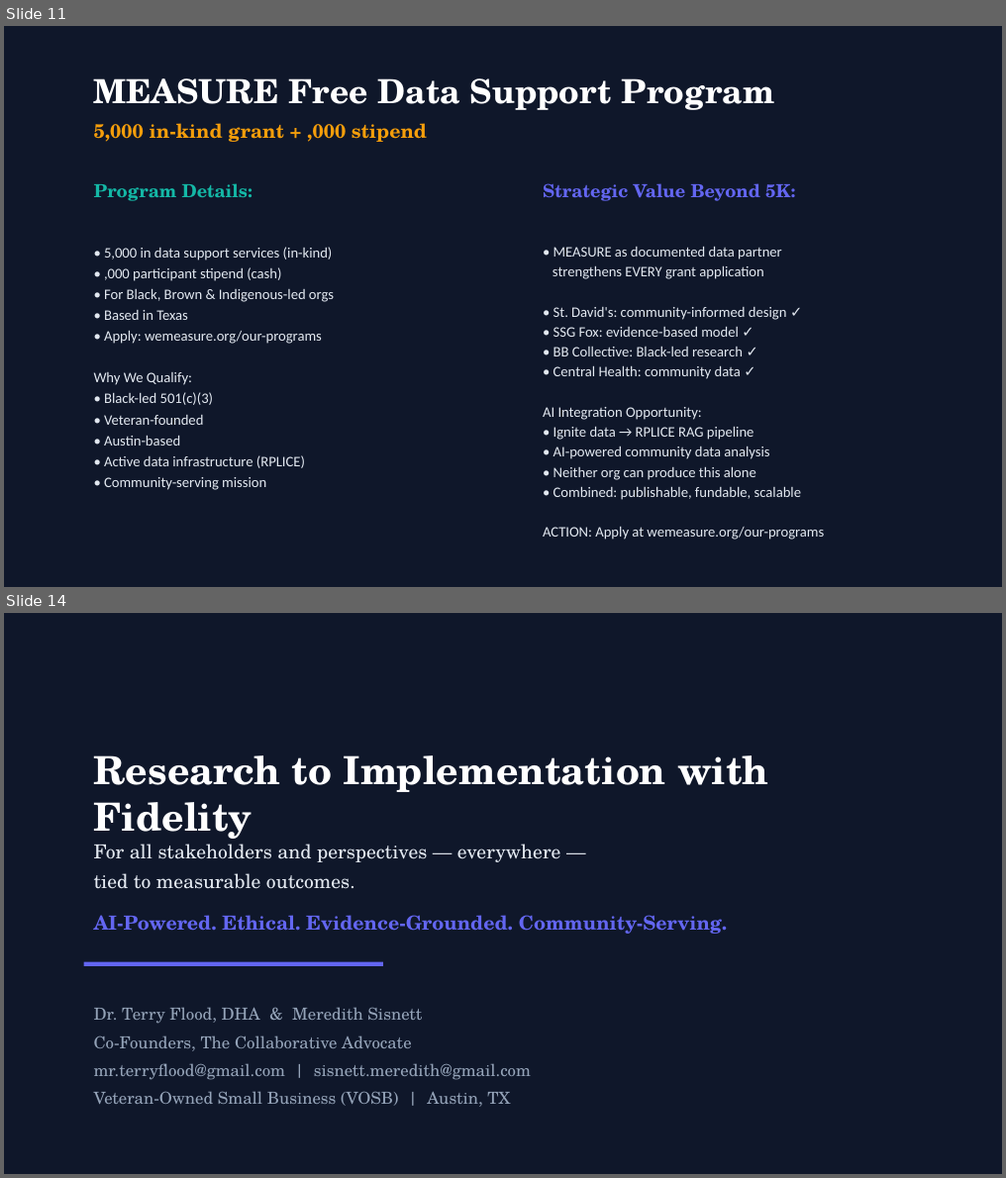
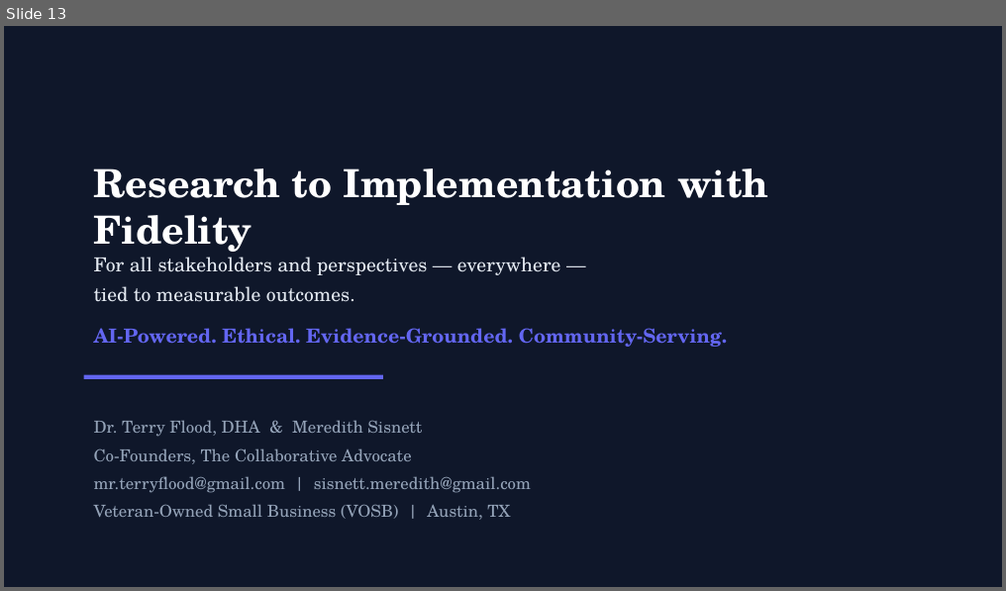
Before and after one commit to mrterryflood-ui/Thriveup, a slide deck: attached_assets/ThriveUp_RPLICE_MEASURE_Improved.pptx. Shown one above the other, each under a label of ours: slides 11 and 14 before the commit, slide 13 after it; the slides between them are not shown. The pictures are 1006x1178 and 1006x591 pixels, drawn with LibreOffice and Linux fonts; fonts in the diff are those of the drawing. Boxes give left, top, right and bottom in pixels: in the first picture for what was removed or moved away, otherwise in the second. Text is boxed around its words. In the diff, an @@ line names an element or a change of style, - is before the commit and + after.

```diff
--- a/attached_assets/ThriveUp_RPLICE_MEASURE_Improved.pptx
+++ b/attached_assets/ThriveUp_RPLICE_MEASURE_Improved.pptx
@@ slide 11 removed at (4, 26, 1002, 587), background #0F172A @@
@@ text removed at (94, 78, 775, 110) @@
-MEASURE Free Data Support Program
@@ text removed at (94, 123, 427, 142) @@
-5,000 in-kind grant + ,000 stipend
@@ text removed at (94, 183, 252, 201) @@
-Program Details:
@@ text removed at (543, 183, 795, 201) @@
-Strategic Value Beyond 5K:
@@ text removed at (94, 247, 334, 490) @@
-• 5,000 in data support services (in-kind)
-• ,000 participant stipend (cash)
-• For Black, Brown & Indigenous-led orgs
-• Based in Texas
-• Apply: wemeasure.org/our-programs
-Why We Qualify:
-• Black-led 501(c)(3)
-• Veteran-founded
-• Austin-based
-• Active data infrastructure (RPLICE)
-• Community-serving mission
@@ text removed at (543, 246, 824, 540) @@
-• MEASURE as documented data partner
-strengthens EVERY grant application
-• St. David's: community-informed design ✓
-• SSG Fox: evidence-based model ✓
-• BB Collective: Black-led research ✓
-• Central Health: community data ✓
-AI Integration Opportunity:
-• Ignite data → RPLICE RAG pipeline
-• AI-powered community data analysis
-• Neither org can produce this alone
-• Combined: publishable, fundable, scalable
-ACTION: Apply at wemeasure.org/our-programs
@@ what was slide 14 is now slide 13 @@
```
Also in this commit, not shown: 10 slides changed, 2 slides added, 1 other slide removed, 2 other files.
